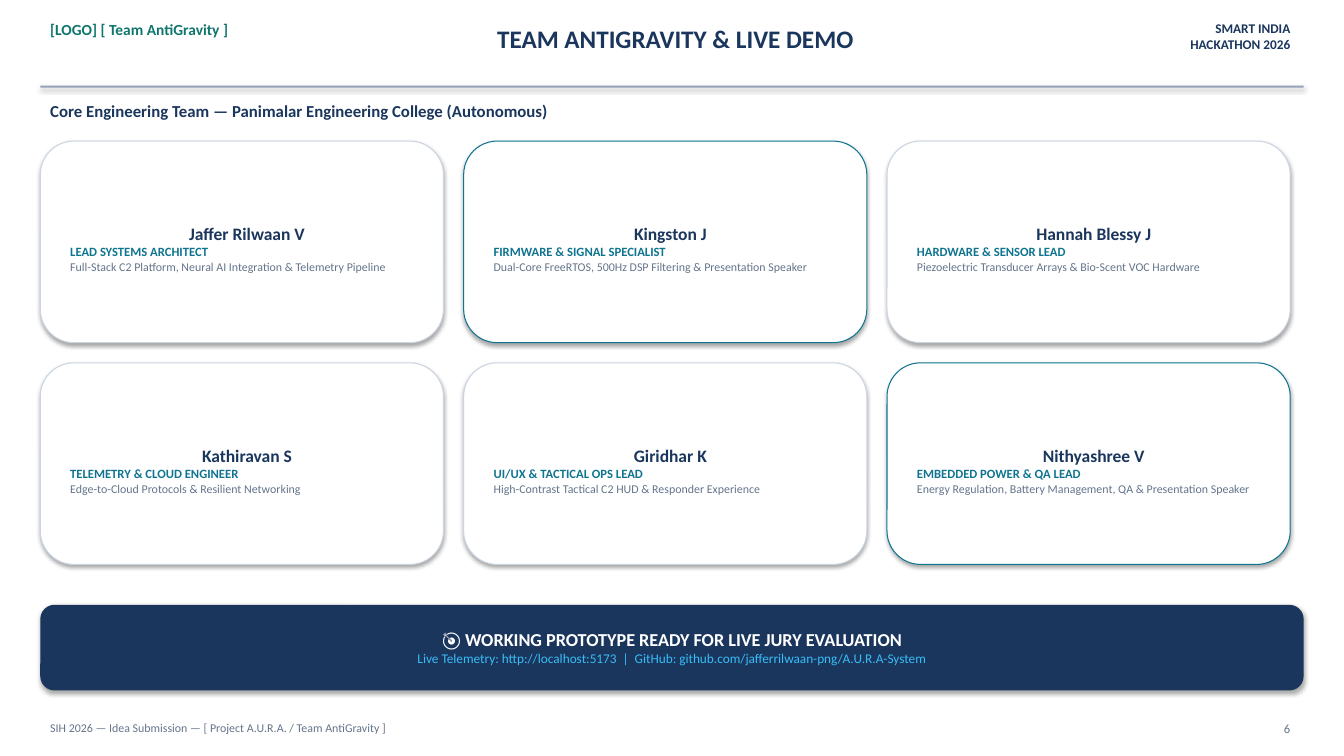
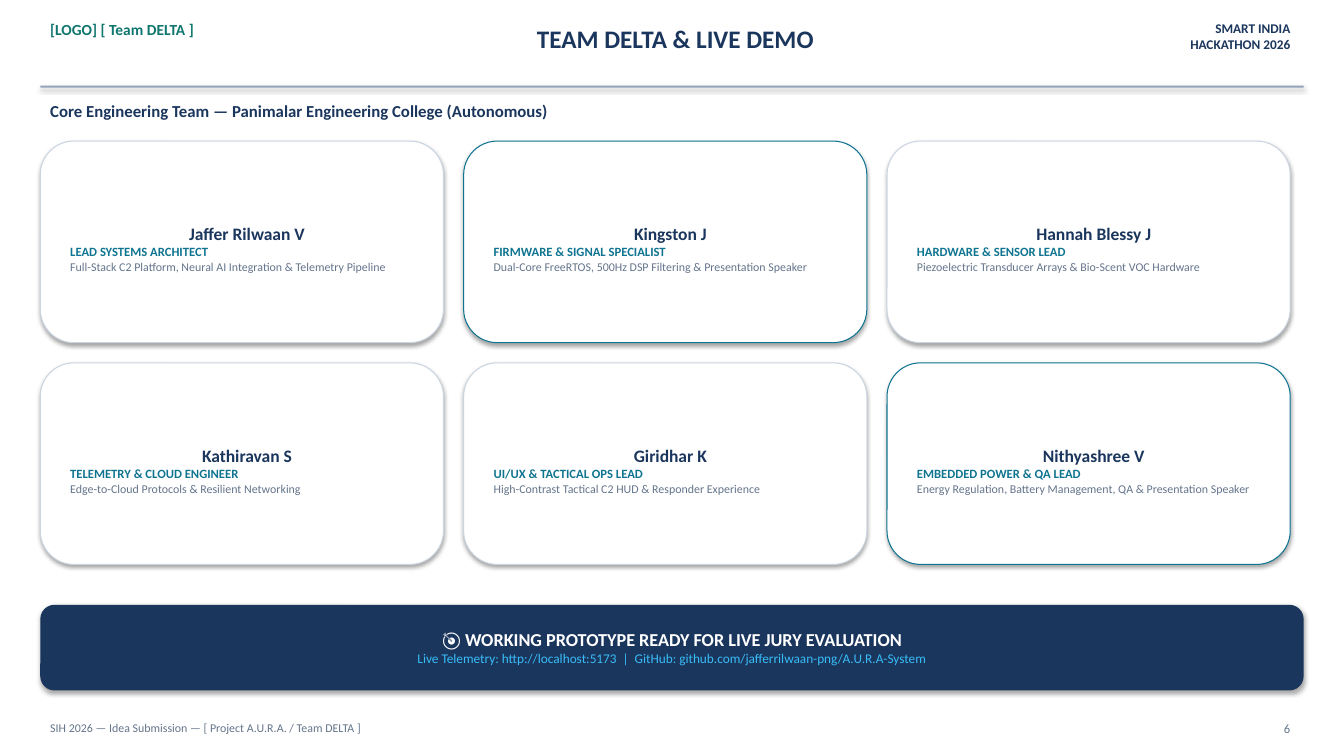
Before and after one commit to jafferrilwaan-png/A.U.R.A-System, a slide deck: slide 6 of SIH2026_AURA_Official_Template_Deck.pptx. Drawn at 1344x756 pixels with LibreOffice and Linux fonts; fonts in the diff are those of the drawing. Boxes give left, top, right and bottom in pixels: in the first picture for what was removed or moved away, otherwise in the second. Text is boxed around its words. In the diff, an @@ line names an element or a change of style, - is before the commit and + after.

Commit message:
docs: update SIH official deck PPTX and Speech PDF for Team DELTA with verified sensor physics and storytelling speech

```diff
--- a/SIH2026_AURA_Official_Template_Deck.pptx
+++ b/SIH2026_AURA_Official_Template_Deck.pptx
@@ text at (50, 23, 185, 38): text changed @@
-[LOGO] [ Team AntiGravity ]
+[LOGO] [ Team DELTA ]
@@ text at (537, 31, 813, 48): text changed @@
-TEAM ANTIGRAVITY & LIVE DEMO
+TEAM DELTA & LIVE DEMO
@@ text at (50, 724, 354, 734): text changed @@
-SIH 2026 — Idea Submission — [ Project A.U.R.A. / Team AntiGravity ]
+SIH 2026 — Idea Submission — [ Project A.U.R.A. / Team DELTA ]
```
Also in this commit, not shown: 5 other slides changed, 1 other file.
